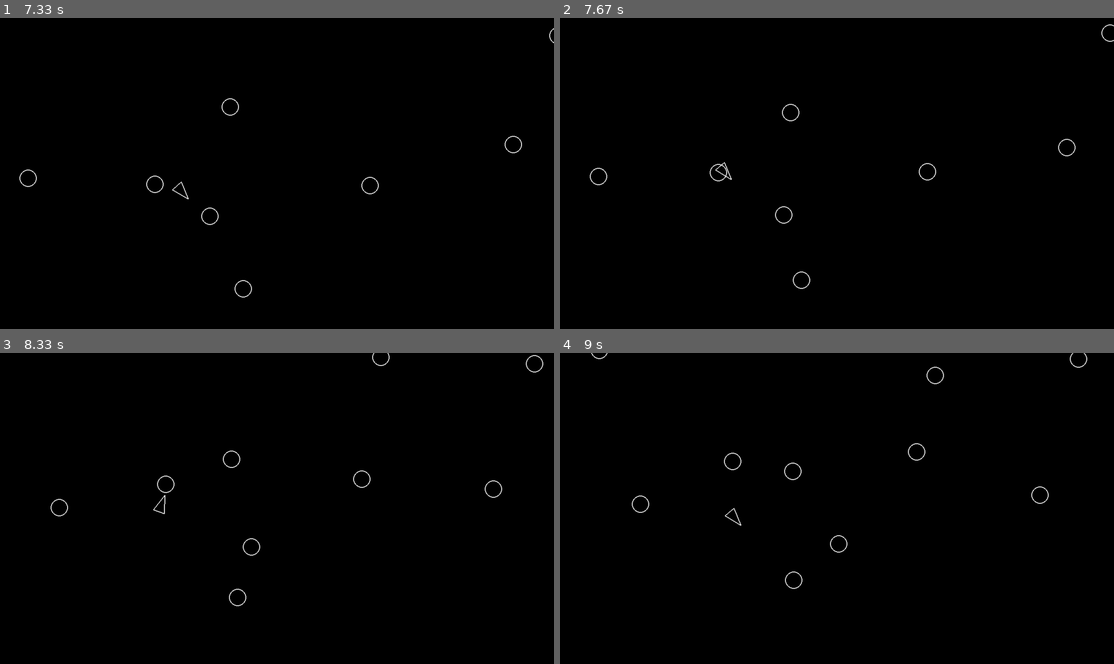
Above: before the commit, frames 1-4 (two rows, left to right).
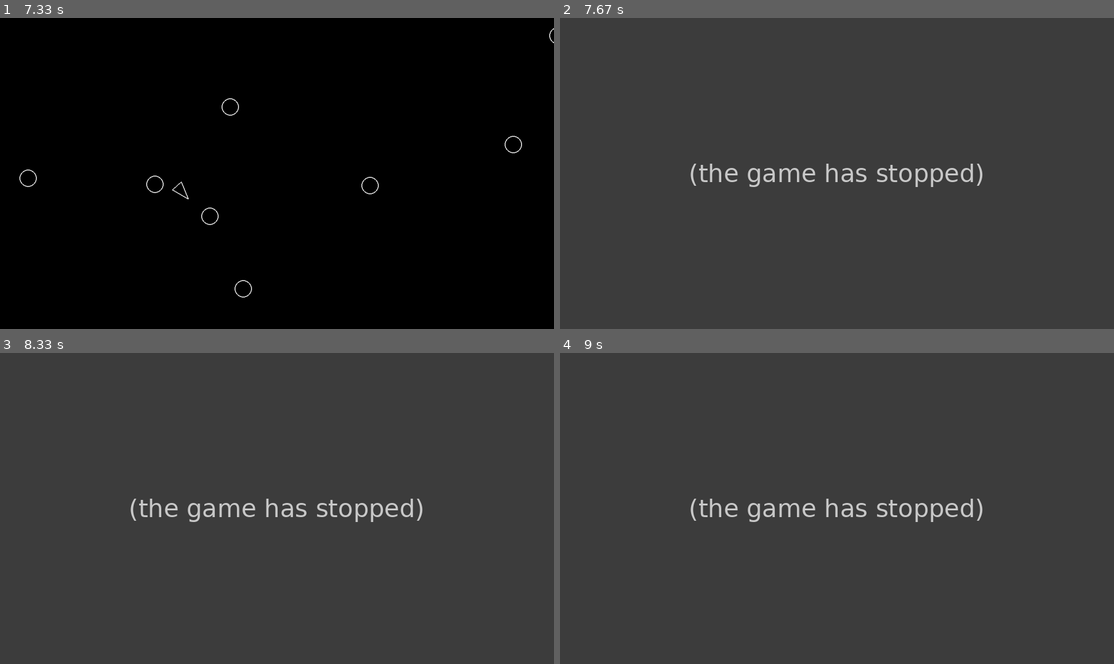
Above: after the commit, the same moments.

Repository: meldridge/pygame-asteroids
Game: pygame game, started from main.py
The game is run twice, just before and just after one commit, with the same random seed, the same clock (stepped at 60 frames per second) and the same inputs.
Inputs:
- Up to frame 1 (7.33 s): hold A 0.33-0.87 s; hold S 0.9-1.2 s; hold A 1.23-1.63 s; hold W 1.67-2.03 s; hold D 2.07-2.7 s; hold S 2.73-3.1 s; hold A 3.13-3.6 s; hold D 3.63-4.1 s; hold W 4.13-4.43 s; hold D 4.47-4.93 s; hold A 4.97-5.5 s; hold S 5.53-5.83 s; hold A 5.87-6.27 s; hold W 6.3-6.67 s; hold D from 6.7 s (still down)
- Up to frame 2 (7.67 s): release D at 7.33 s; hold S from 7.37 s (still down)
- Up to frame 3 (8.33 s): release S at 7.73 s; hold A 7.77-8.23 s; hold D from 8.27 s (still down)
- Up to frame 4 (9 s): release D at 8.73 s; hold W from 8.77 s (still down)

Frame 1 is identical in both runs. In frame 2, 100% of the frame differs, in the area x 0-100%, y 0-100%; in frame 3, 100%; in frame 4, 100%.
After the commit the program exited at 7.53 s; later frames show no game.

Commit message:
Collision detection working

Diff:
--- a/circleshape.py
+++ b/circleshape.py
@@ -13,6 +13,12 @@
         self.velocity = pygame.Vector2(0, 0)
         self.radius = radius
 
+    def isColliding(self, other):
+        distance = self.position.distance_to(other.position)
+        threshold = self.radius + other.radius
+
+        return distance < threshold
+
     def draw(self, screen):
         # sub-classes must override
         pass
--- a/main.py
+++ b/main.py
@@ -52,8 +52,16 @@
 
         pygame.display.flip()
 
-        # Wait for next frame
+        # Update: wait for next frame
         dt = clock.tick(60) / 1000
+
+        # Process collisions
+        for asteroid in asteroids:
+            if player.isColliding(asteroid):
+                # Oh no!
+                print("Game over!")
+                exit()
+
 
 if __name__ == "__main__":
     main()
